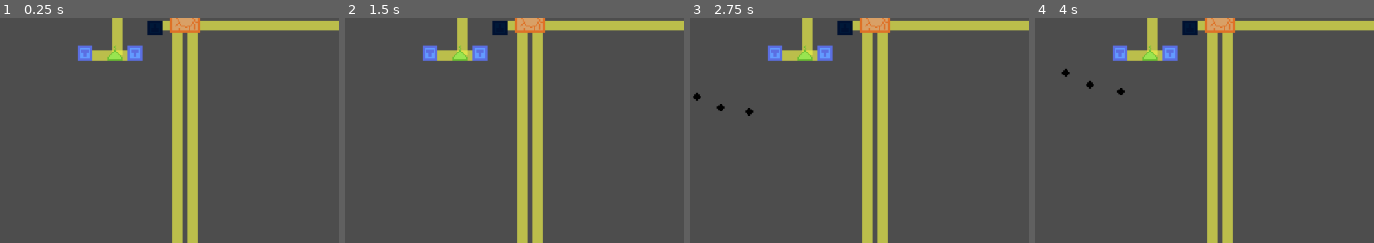
Above: before the commit, frames 1-4 (left to right).
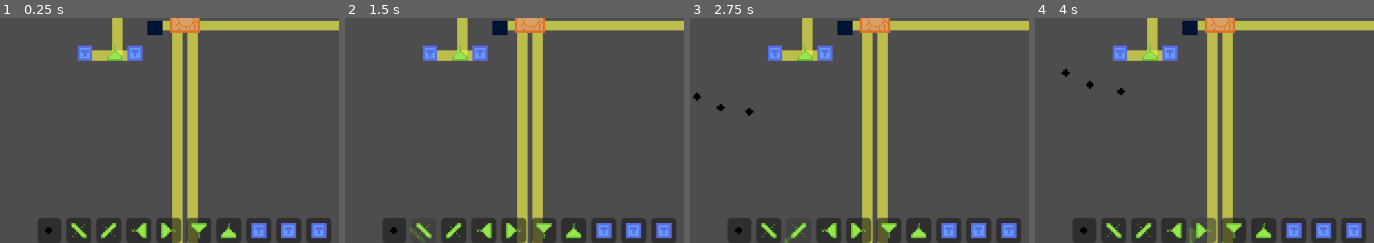
Above: after the commit, the same moments.

Repository: TrueHopolok/gj_solarnight
Game: Godot game, scene res://scenes/main_game_scene/main_game_scene.tscn
Same seed, same stepped clock (60 frames per second), same inputs: the game is played once before the commit and once after it.
Inputs (mouse positions are % of the whole screen's width and height, from its top left):
- Up to frame 1 (0.25 s): no input
- Up to frame 2 (1.5 s): click (21, 97) at 0.52 s; click (25, 97) at 1.27 s
- Up to frame 3 (2.75 s): click (30, 97) at 2.02 s
- Up to frame 4 (4 s): click (34, 97) at 2.77 s; click (39, 97) at 3.52 s
The pictures show only the part of the screen within x 14-64%, y 50-100%; the shares and areas given below are measured in that part.

The runs differ from the first frame. In frame 1, 7.7% of the frame differs, in the area x 11-98%, y 88-100%; in frame 2, 7.1%; in frame 3, 7.1%; in frame 4, 7.4%.

Commit message:
feature: main scene ui

Diff:
--- a/scenes/main_game_scene/main_game_scene.gd
+++ b/scenes/main_game_scene/main_game_scene.gd
@@ -1,6 +1,23 @@
 extends Node2D
+
+
+var buildables: BuildList = preload("uid://d32aym1ox3gnq")
+
+@onready var hotbar: HBoxContainer = %Hotbar
+@onready var builder: Builder = $Builder
+@onready var button_unselect: Button = %ButtonUnselect
 
 
 func _ready() -> void:
 	GameManager.get_instance().wave_start()
 	GameManager.get_instance().wave_ended.connect(GameManager.get_instance().wave_start.unbind(1))
+
+	var i: int = 0
+	for item: Buildable in buildables.items:
+		var button := Button.new()
+		hotbar.add_child(button)
+		button.icon = item.preview
+		button.pressed.connect(builder.select_building.bind(i))
+		i += 1
+
+	button_unselect.pressed.connect(builder.deselect_building)
--- a/scenes/main_game_scene/main_game_scene.tscn
+++ b/scenes/main_game_scene/main_game_scene.tscn
@@ -10,18 +10,14 @@
 [ext_resource type="PackedScene" uid="uid://ddv7ul50cfopu" path="res://scenes/building/tower/canon.tscn" id="10_gq030"]
 [ext_resource type="PackedScene" uid="uid://b5q0rxrnelrcs" path="res://scenes/building/tower/laser.tscn" id="11_ty5rg"]
 [ext_resource type="PackedScene" uid="uid://qfyraiudtjlh" path="res://scenes/building/tower/mortar.tscn" id="12_gkc0x"]
+[ext_resource type="Texture2D" uid="uid://373jjfq7kqxb" path="res://assets/temperary/tileset.png" id="12_k87rj"]
+
+[sub_resource type="AtlasTexture" id="AtlasTexture_dw0dr"]
+atlas = ExtResource("12_k87rj")
+region = Rect2(73, 0, 11, 12)
 
 [node name="MainGameScene" type="Node2D" unique_id=521506140 groups=["main_game_scene"]]
 script = ExtResource("1_7csvj")
-
-[node name="UI" type="Control" parent="." unique_id=1936233153]
-layout_mode = 3
-anchors_preset = 0
-offset_left = -320.0
-offset_top = -180.0
-offset_right = 320.0
-offset_bottom = 180.0
-mouse_filter = 2
 
 [node name="GameManager" parent="." unique_id=951158312 instance=ExtResource("2_k1t50")]
 
@@ -57,3 +53,21 @@
 
 [node name="SplitterT" parent="." unique_id=1009355285 instance=ExtResource("9_ev87i")]
 position = Vector2(-56, 28)
+
+[node name="UI" type="CanvasLayer" parent="." unique_id=331024947]
+
+[node name="Hotbar" type="HBoxContainer" parent="UI" unique_id=763721529]
+unique_name_in_owner = true
+anchors_preset = 12
+anchor_top = 1.0
+anchor_right = 1.0
+anchor_bottom = 1.0
+grow_horizontal = 2
+grow_vertical = 0
+size_flags_horizontal = 3
+alignment = 1
+
+[node name="ButtonUnselect" type="Button" parent="UI/Hotbar" unique_id=314429090]
+unique_name_in_owner = true
+layout_mode = 2
+icon = SubResource("AtlasTexture_dw0dr")
Not shown: 1 places in assets/build_list/build_list.tres that only renumber resources
